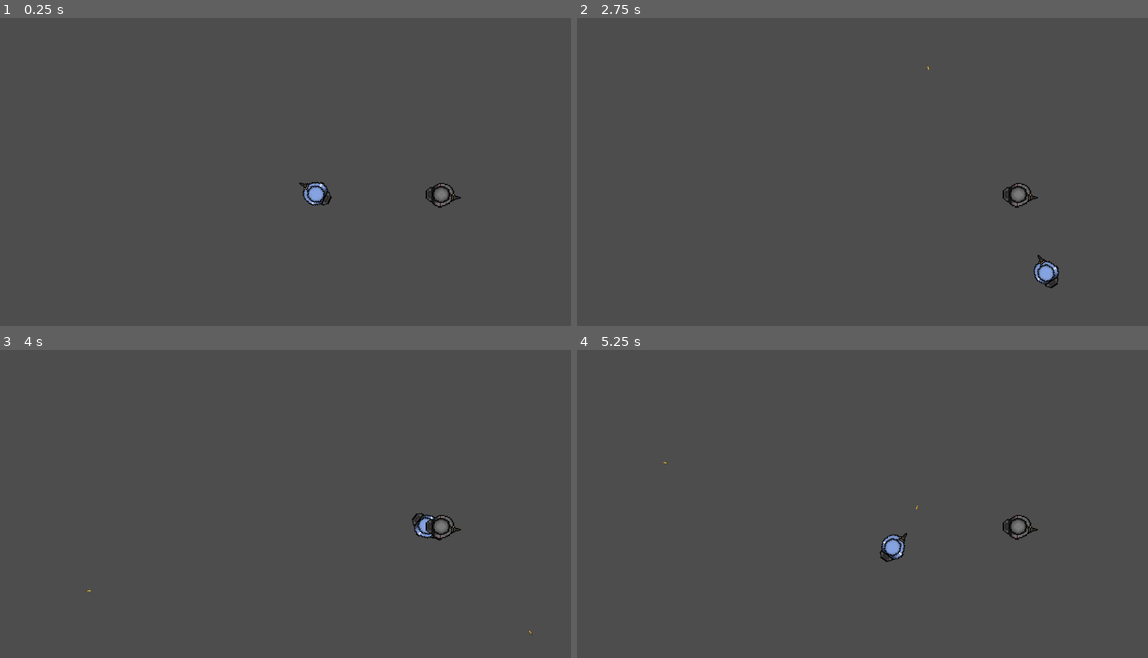
Above: before the commit, frames 1-4 (two rows, left to right).
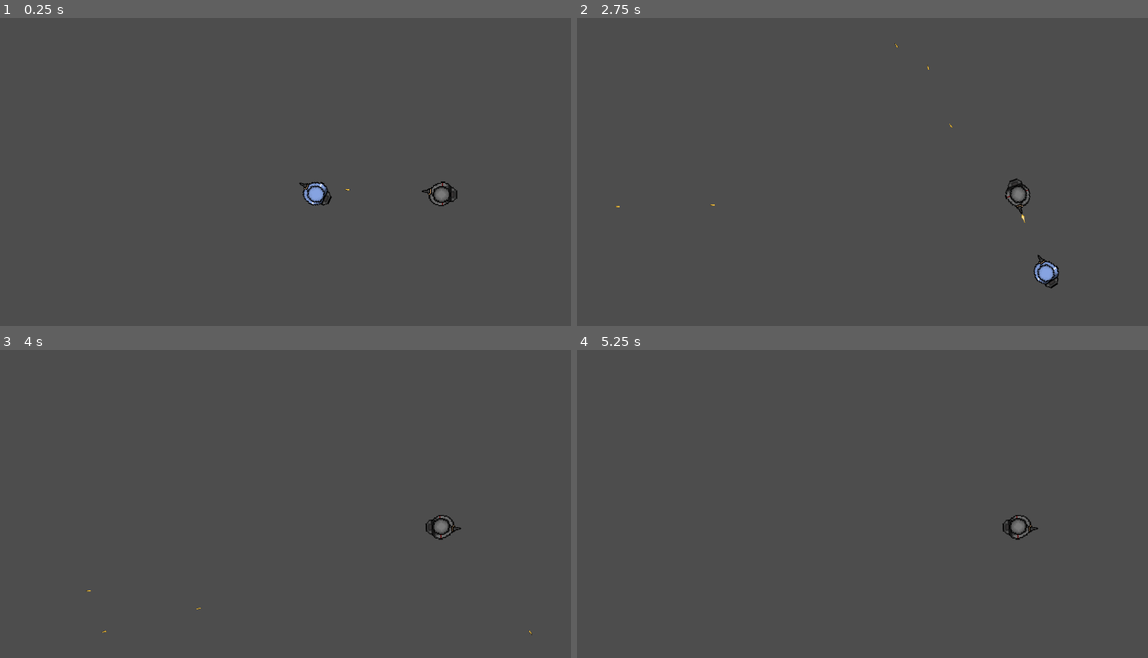
Above: after the commit, the same moments.

Repository: babeszino/Counterfeit
Game: Godot game, scene res://scenes and scripts/main.tscn
Same seed, same stepped clock (60 frames per second), same inputs: the game is played once before the commit and once after it.
Inputs (mouse positions are in pixels of both pictures, inside the frame that each line leads up to):
- Up to frame 1 (0.25 s): no input
- Up to frame 2 (2.75 s): tap Enter at 0.5 s; move the mouse to (1016, 172) at 0.52 s; hold D (right) 0.53-1.28 s; click (1016, 172) at 0.6 s; move the mouse to (759, 205) at 1.27 s; hold S (down) 1.28-2.03 s; click (759, 205) at 1.35 s; move the mouse to (942, 113) at 2.02 s; hold D (right) from 2.03 s (still down); click (942, 113) at 2.1 s
- Up to frame 3 (4 s): move the mouse to (274, 590) at 2.77 s; release D (right) at 2.78 s; hold W (up) 2.78-3.53 s; click (274, 590) at 2.85 s; move the mouse to (485, 571) at 3.52 s; hold A (left) from 3.53 s (still down); click (485, 571) at 3.6 s
- Up to frame 4 (5.25 s): move the mouse to (696, 470) at 4.27 s; click (696, 470) at 4.35 s; move the mouse to (913, 519) at 5.02 s; release A (left) at 5.03 s; hold S (down) from 5.03 s (still down); click (913, 519) at 5.1 s

The runs differ from the first frame. In frame 1, 0.2% of the frame differs, in the area x 60-81%, y 53-62%; in frame 2, 0.2%; in frame 3, 0.3%; in frame 4, 0.4%, in the area x 15-81%, y 36-69%.

Commit message:
v0.7
added some functionality to the Enemy:
-the Enemy faces at the Player when the Player is inside the detection zone
-the Enemy shoots at the Player

to-be fixed:
-the Enemy seems to shoot where the cursor is, not where the Player is (should be an easy fix)

Diff:
--- a/scenes and scripts/enemy.gd
+++ b/scenes and scripts/enemy.gd
@@ -4,10 +4,12 @@
 
 @onready var gun = $Gun
 @onready var health_point = $HP
-
+@onready var functionality = $Functionality
 
 func _ready() -> void:
 	gun.firing_effect.hide()
+	functionality.initialize(self, gun)
+
 
 
 func handle_hit():
--- a/scenes and scripts/enemy.tscn
+++ b/scenes and scripts/enemy.tscn
@@ -1,13 +1,17 @@
-[gd_scene load_steps=6 format=3 uid="uid://bmmoqbd78j0j5"]
+[gd_scene load_steps=8 format=3 uid="uid://bmmoqbd78j0j5"]
 
 [ext_resource type="Script" path="res://scenes and scripts/enemy.gd" id="1_327h3"]
 [ext_resource type="Texture2D" uid="uid://8lsji0ll5a71" path="res://assets/enemy_character.png" id="3_ev8f7"]
 [ext_resource type="PackedScene" uid="uid://dxywyh2v0bi41" path="res://scenes and scripts/gun.tscn" id="4_bj666"]
 [ext_resource type="PackedScene" uid="uid://8qpliy80okbk" path="res://scenes and scripts/hp.tscn" id="4_pjocm"]
+[ext_resource type="Script" path="res://scenes and scripts/functionality.gd" id="5_005k8"]
 
 [sub_resource type="CapsuleShape2D" id="CapsuleShape2D_ku7tn"]
 radius = 47.0
 height = 100.0
+
+[sub_resource type="CircleShape2D" id="CircleShape2D_e7jjm"]
+radius = 533.164
 
 [node name="Enemy" type="CharacterBody2D"]
 scale = Vector2(0.5, 0.5)
@@ -26,3 +30,13 @@
 scale = Vector2(0.9, 0.9)
 
 [node name="HP" parent="." instance=ExtResource("4_pjocm")]
+
+[node name="Functionality" type="Node2D" parent="."]
+script = ExtResource("5_005k8")
+
+[node name="PlayerDetectionZone" type="Area2D" parent="Functionality" groups=["enemy"]]
+
+[node name="CollisionShape2D" type="CollisionShape2D" parent="Functionality/PlayerDetectionZone"]
+shape = SubResource("CircleShape2D_e7jjm")
+
+[connection signal="body_entered" from="Functionality/PlayerDetectionZone" to="Functionality" method="_on_player_detection_zone_body_entered"]
--- /dev/null
+++ b/scenes and scripts/functionality.gd
@@ -0,0 +1,49 @@
+extends Node2D
+
+signal state_changed(new_state)
+
+enum State {
+	SCOUT,
+	ATTACK
+}
+
+@onready var player_detection_zone = $PlayerDetectionZone
+
+var current_state : int = State.SCOUT: set = set_state
+var player: Player = null
+var gun: Gun = null
+var enemy = null
+
+
+func _process(delta: float) -> void:
+	match current_state:
+		State.SCOUT:
+			pass
+		State.ATTACK:
+			if player != null and gun != null:
+				# .angle() at the end because rotation is a float and this way we get the angle
+				enemy.rotation = enemy.global_position.direction_to(player.global_position).angle()
+				gun.shoot()
+			else:
+				printerr("something went wrong, there is no player or gun")
+		_:
+			printerr("something went very wrong, it should either be SCOUT or ATTACK")
+
+
+func initialize(enemy, gun: Gun):
+	self.enemy = enemy
+	self.gun = gun
+
+
+func set_state(new_state: int):
+	if new_state == current_state:
+		return
+
+	current_state = new_state
+	emit_signal("state_changed", current_state)
+
+
+func _on_player_detection_zone_body_entered(body: Node2D) -> void:
+	if body.is_in_group("player"):
+		set_state(State.ATTACK)
+		player = body
--- a/scenes and scripts/gun.gd
+++ b/scenes and scripts/gun.gd
@@ -1,4 +1,6 @@
 extends Node2D
+
+class_name Gun
 
 @export var Bullet : PackedScene
 
--- a/scenes and scripts/player.gd
+++ b/scenes and scripts/player.gd
@@ -1,4 +1,6 @@
 extends CharacterBody2D
+
+class_name Player
 
 @export var speed : float = 200.0
 
@@ -45,3 +47,6 @@
 func handle_hit():
 	health_point.hp -= 20
 	print("player was hit", health_point.hp)
+
+	if health_point.hp <= 0:
+		queue_free()
--- a/scenes and scripts/player.tscn
+++ b/scenes and scripts/player.tscn
@@ -9,7 +9,7 @@
 radius = 47.0
 height = 100.0
 
-[node name="Player" type="CharacterBody2D"]
+[node name="Player" type="CharacterBody2D" groups=["player"]]
 scale = Vector2(0.5, 0.5)
 script = ExtResource("1_j2an2")
 
